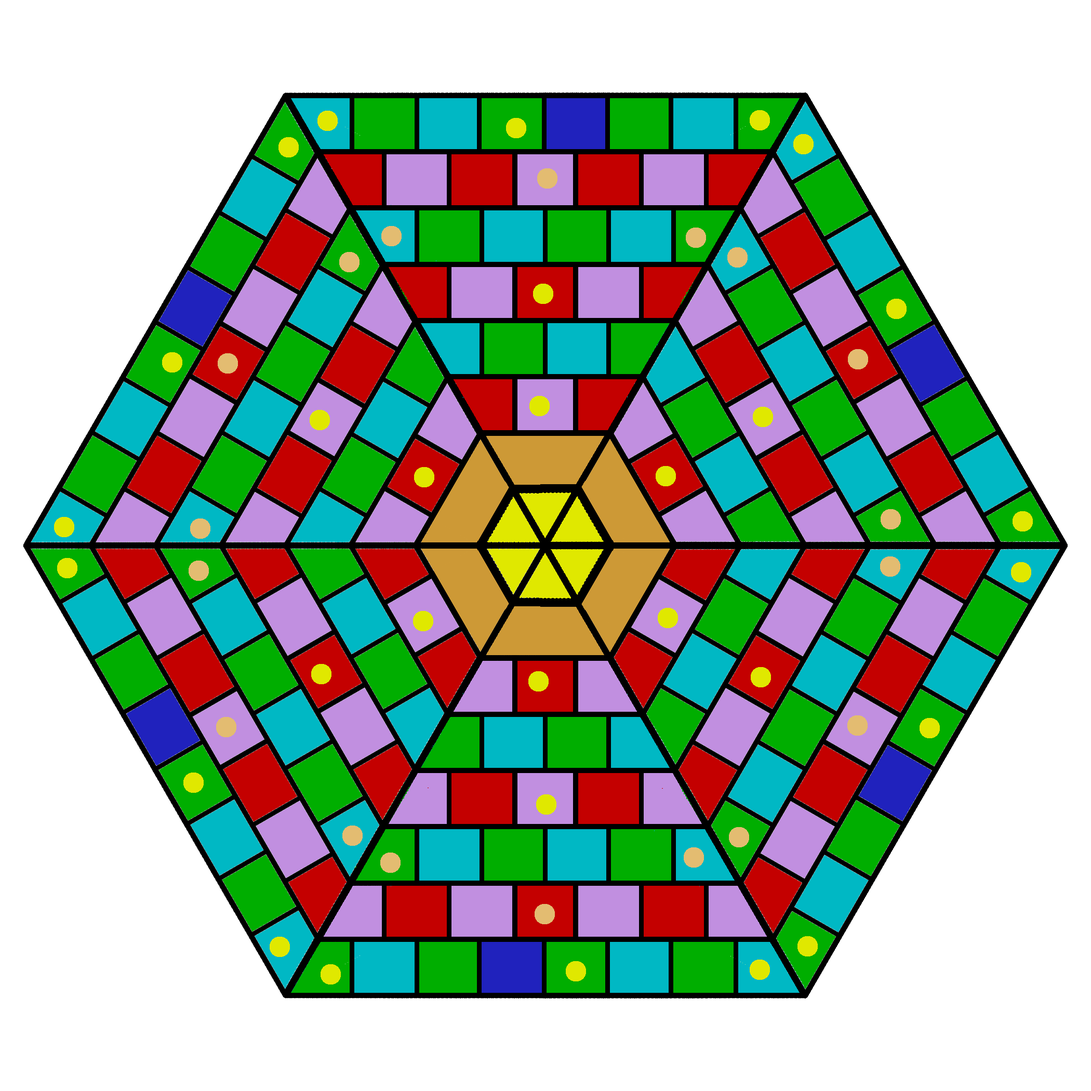
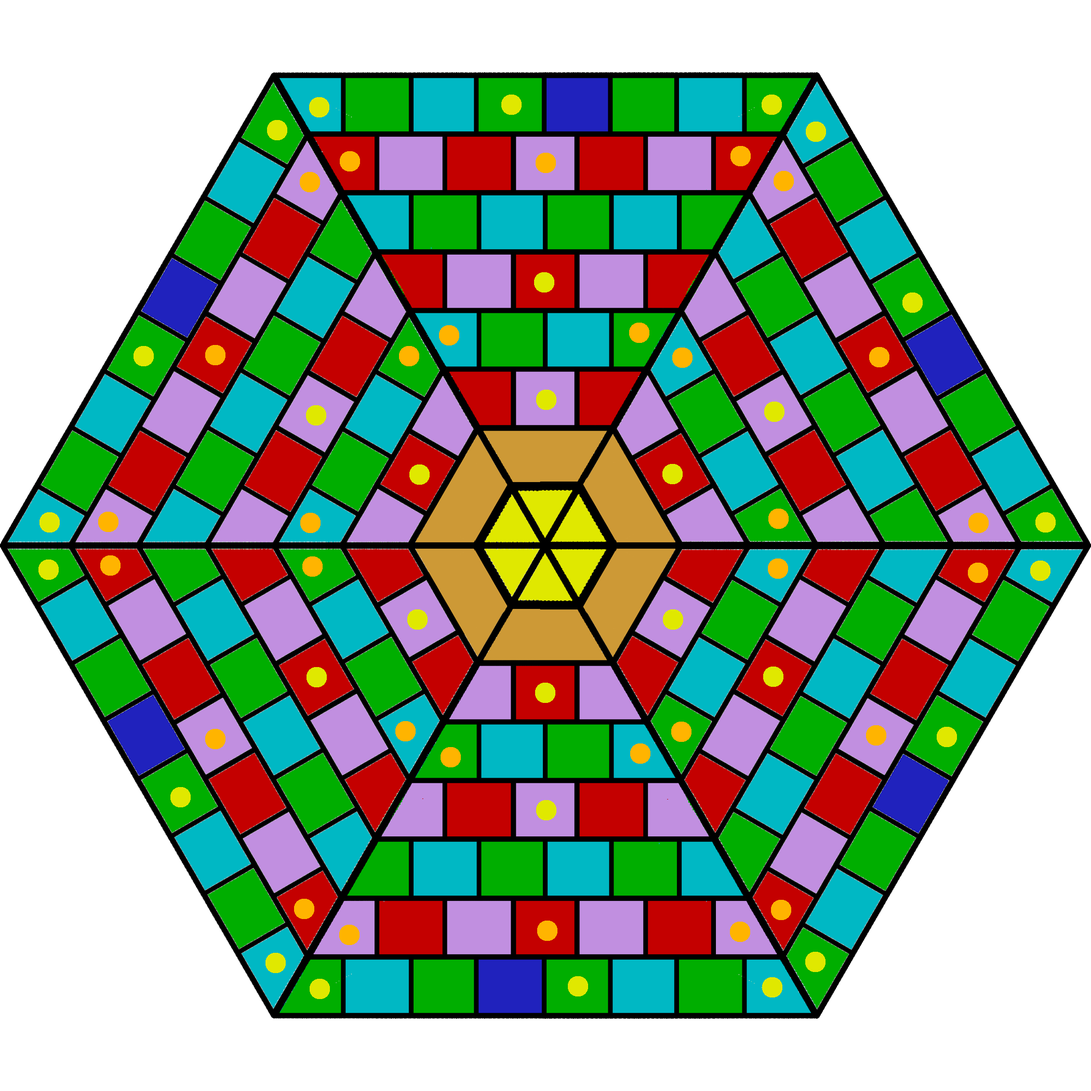
The second 1091px x 1091px image is a revision of the first. Changes to its layers:
painted on "Dots" over [38, 94, 1057, 1000]
painted on "Conquer_Map_v2.png" over [0, 72, 1091, 1020]
